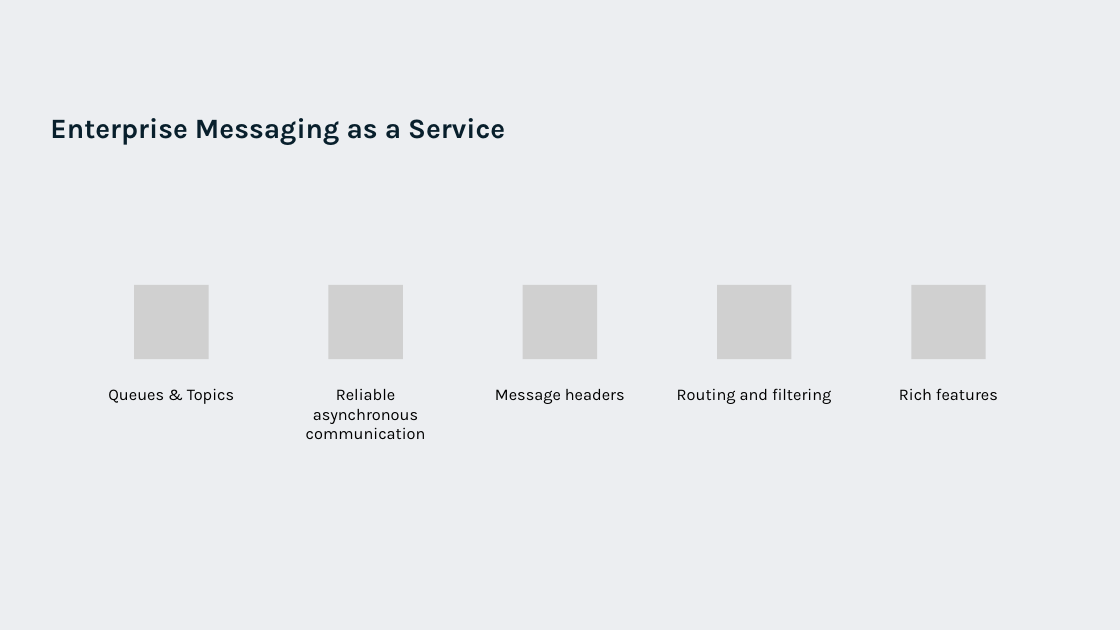
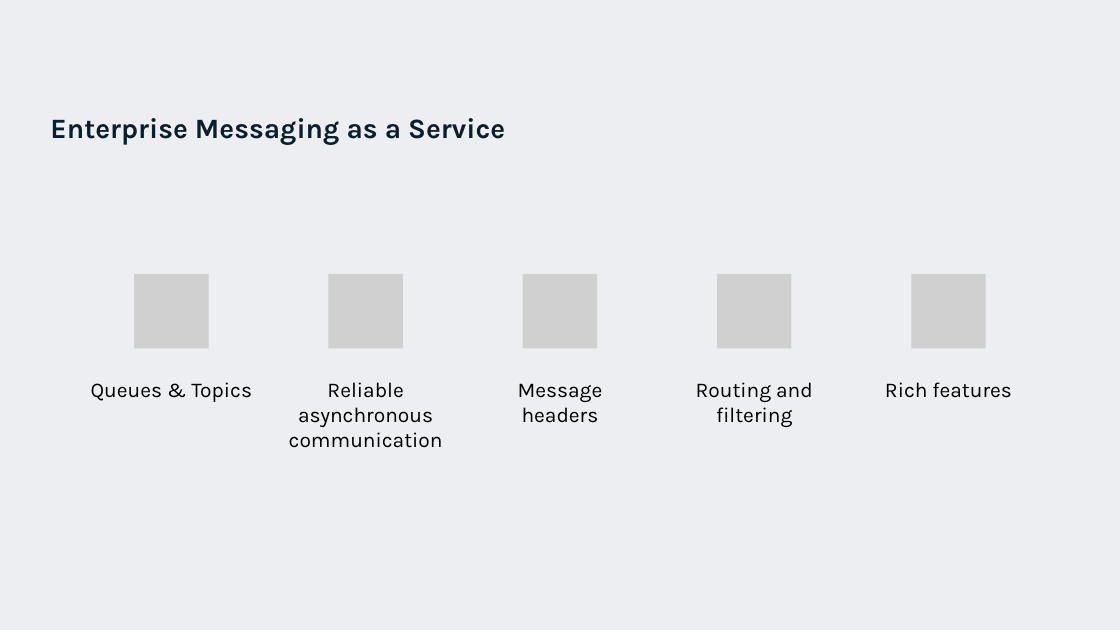
Before and after one commit to EldertGrootenboer/Migrating-your-messaging-workloads-to-the-Cloud-with-Azure-Service-Bus, a slide deck: slide 10 of Migrating your messaging workloads to the Cloud with Azure Service Bus.pptx (slide 9 before the commit). Drawn at 1120x630 pixels with LibreOffice and Linux fonts; fonts in the diff are those of the drawing; grey boxes stand for pictures; background and template pictures are left out. Boxes give left, top, right and bottom in pixels: in the first picture for what was removed or moved away, otherwise in the second. Text is boxed around its words. In the diff, an @@ line names an element or a change of style, - is before the commit and + after.

```diff
--- a/Migrating your messaging workloads to the Cloud with Azure Service Bus.pptx
+++ b/Migrating your messaging workloads to the Cloud with Azure Service Bus.pptx
@@ 5 pictures: place and size @@
-5 pictures at bbox=[134, 285, 986, 360]
+5 pictures at bbox=[134, 274, 986, 349]
@@ text "Queues & Topics": place and size @@
-text "Queues & Topics" at bbox=[108, 388, 234, 404]
+text "Queues & Topics" at bbox=[91, 382, 252, 402]
@@ text "Reliable asynchronous communication": place and size @@
-text "Reliable asynchronous communication" at bbox=[306, 389, 426, 439]
+text "Reliable asynchronous communication" at bbox=[289, 382, 443, 448]
@@ text "Message headers": place and size @@
-text "Message headers" at bbox=[495, 389, 625, 404]
+text "Message headers" at bbox=[518, 383, 603, 423]
@@ text "Routing and filtering": place and size @@
-text "Routing and filtering" at bbox=[677, 388, 831, 404]
+text "Routing and filtering" at bbox=[696, 382, 813, 427]
@@ size 14 to 18 pt; more space between paragraphs in 5 elements at bbox=[91, 382, 252, 402], bbox=[289, 382, 443, 448], bbox=[518, 383, 603, 423], bbox=[696, 382, 813, 427], bbox=[885, 382, 1011, 398] @@
@@ text "Rich features": place and size @@
-text "Rich features" at bbox=[899, 388, 998, 400]
+text "Rich features" at bbox=[885, 382, 1011, 398]
```
Also in this commit, not shown: 6 other slides changed, 1 slide added, 3 other files.
